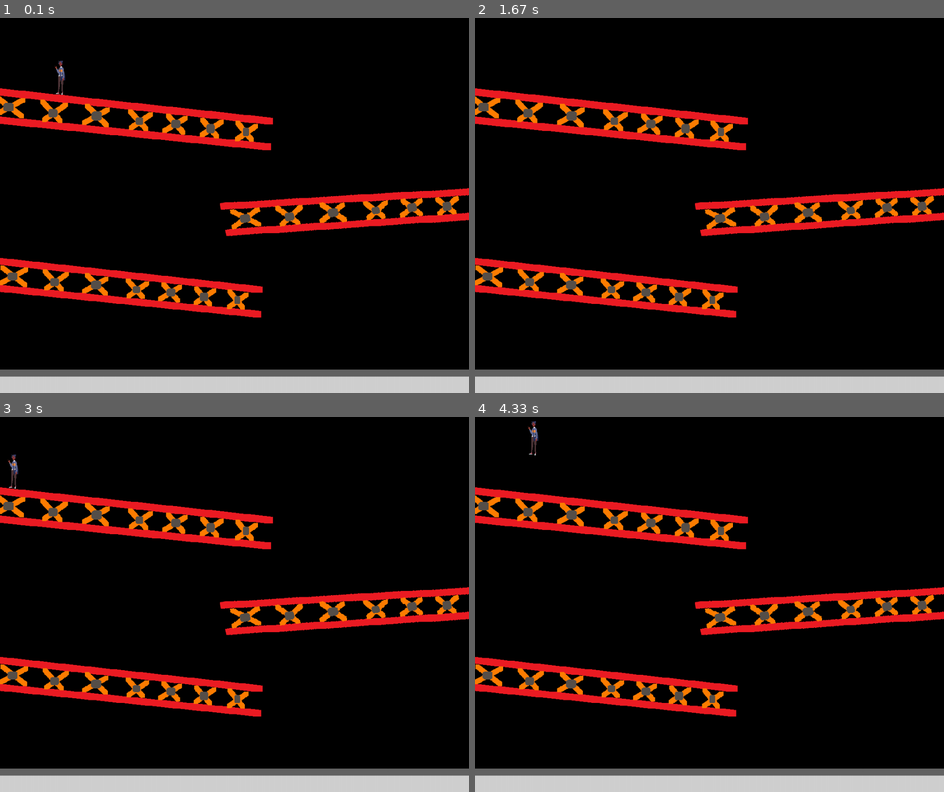
Above: before the commit, frames 1-4 (two rows, left to right).
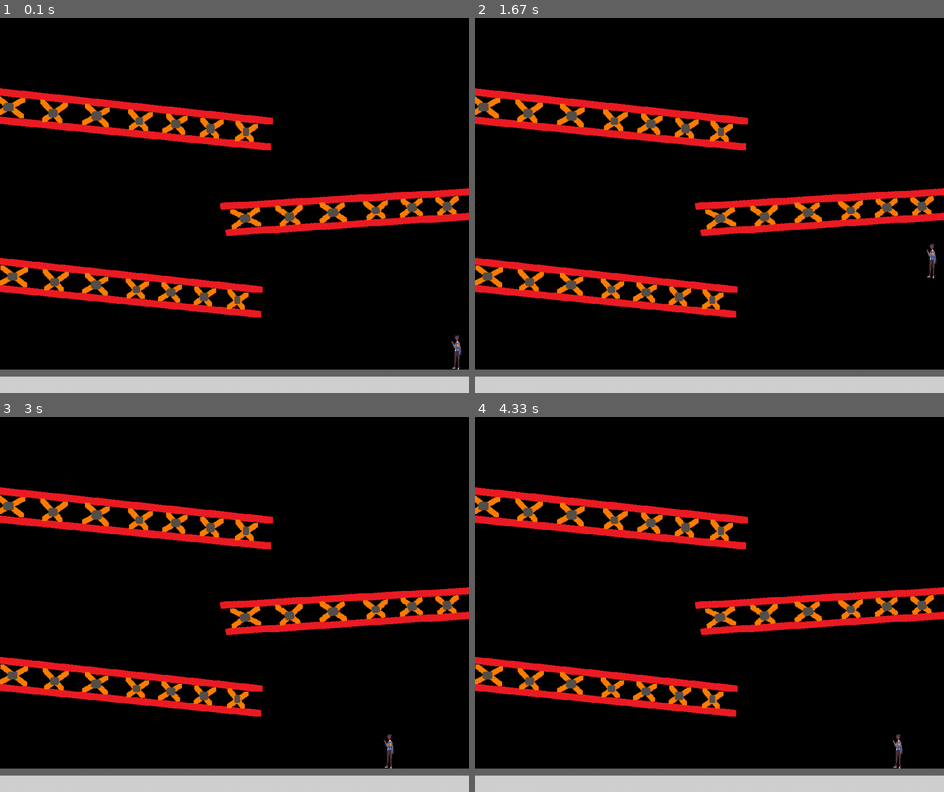
Above: after the commit, the same moments.

Repository: Moon-suny/projet_info_Becile
Game: pygame game, started from Jeu3/Jeu3.py
Two runs of this game, one before a commit and one after it. Both use one fixed random seed, a clock stepped at 60 frames per second and the inputs below.
Inputs (mouse positions are in pixels of both pictures, inside the frame that each line leads up to):
- Up to frame 1 (0.1 s): no input
- Up to frame 2 (1.67 s): press the mouse at (690, 220) at 0.37 s; move the mouse to (775, 209) at 0.47 s; release the mouse at (859, 194) at 0.6 s; hold Up 1.17-1.63 s
- Up to frame 3 (3 s): hold Left 2.17-2.7 s; hold Left from 2.73 s (still down)
- Up to frame 4 (4.33 s): release Left at 3.13 s; hold Up 3.17-3.53 s; hold Right 3.57-4.2 s; hold Left from 4.23 s (still down)

The runs differ from the first frame. In frame 1, 0.2% of the frame differs, in the area x 11-99%, y 11-94%; in frame 2, 0.1%; in frame 3, 0.2%, in the area x 1-84%, y 10-94%; in frame 4, 0.2%.

Commit message:
Ajout img

Diff:
--- a/Jeu3/Jeu3.py
+++ b/Jeu3/Jeu3.py
@@ -22,6 +22,15 @@
 barre_img = pygame.image.load('Jeu3/img/barre.png').convert_alpha()
 # Fond d'écran
 Background_img = pygame.image.load('Jeu3/img/Backgrnd.png').convert()
+# objectif
+objectif_img = pygame.image.load('Jeu3/img/piéce.png').convert_alpha()
+
+
+# configuration de l'objectif
+objectif_width = 25
+objectif_height = 25
+objectif_img = pygame.transform.scale(objectif_img, (objectif_width, objectif_height))
+objectif_rect = objectif_img.get_rect()
 
 
 # --- Configuration du Joueur ---
@@ -29,8 +38,8 @@
 player_height = 75
 player_img = pygame.transform.scale(player_img_orig, (player_width, player_height))
 player_rect = player_img.get_rect()
-player_rect.x = 100
-player_rect.y = 100
+player_rect.x = 946
+player_rect.y = 703
 player_vy = 0
 player_mask = pygame.mask.from_surface(player_img)
 on_ground = False
@@ -64,6 +73,10 @@
     for event in pygame.event.get():
         if event.type == QUIT:
             running = False
+        if event.type == pygame.MOUSEBUTTONUP:
+            x,y = pygame.mouse.get_pos()
+            print("curseur position:", x, y)
+
 
 
 
Binary file added: Jeu3/img/piéce.png
